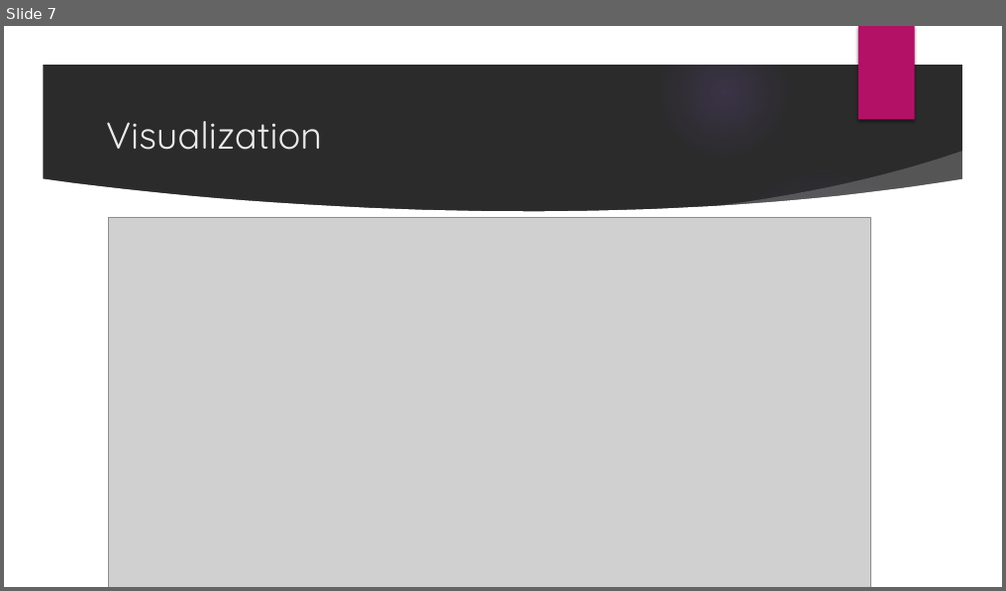
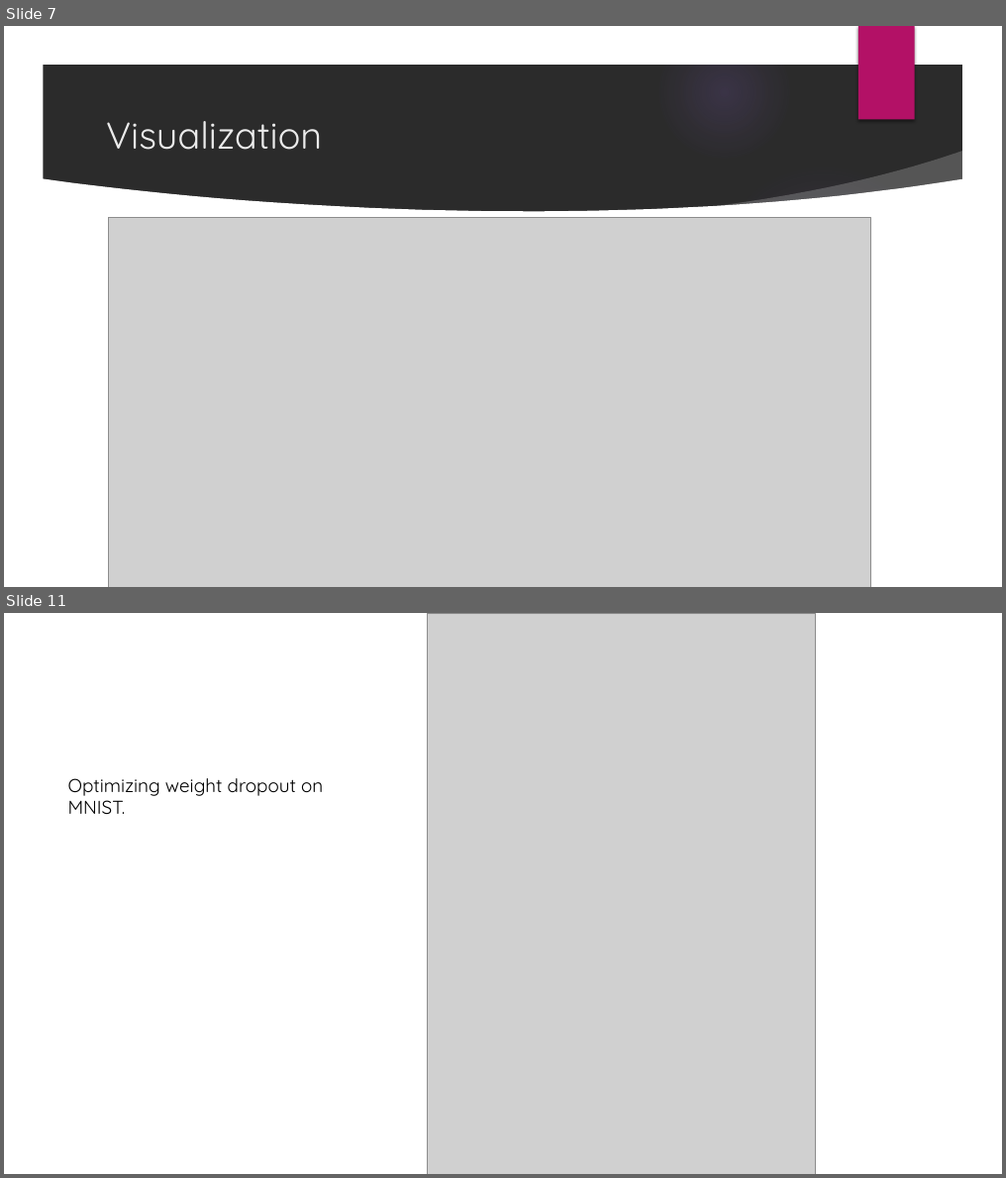
Before and after one commit to lorraine2/hypernet-hypertraining, a slide deck: talk/main.pptx. Shown one above the other, each under a label of ours: slide 7 before the commit, slides 7 and 11 after it; the slides between them are not shown. The pictures are 1006x591 and 1006x1178 pixels, drawn with LibreOffice and Linux fonts; fonts in the diff are those of the drawing; grey boxes stand for pictures; background and template pictures are left out; a plain dark background stands for a picture behind light text. Boxes give left, top, right and bottom in pixels: in the first picture for what was removed or moved away, otherwise in the second. Text is boxed around its words. In the diff, an @@ line names an element or a change of style, - is before the commit and + after.

```diff
--- a/talk/main.pptx
+++ b/talk/main.pptx
@@ slide 11 added at <box>4,613,1002,1174</box>, background #FFFFFF @@
@@ picture added at <box>428,613,816,1174</box> @@
@@ text added at <box>68,778,323,814</box>, 18 pt, text #000000 @@
+Optimizing weight dropout on
+MNIST.
```
Also in this commit, not shown: 6 slides changed, 2 other slides added, 1 slide removed, 3 other files.
